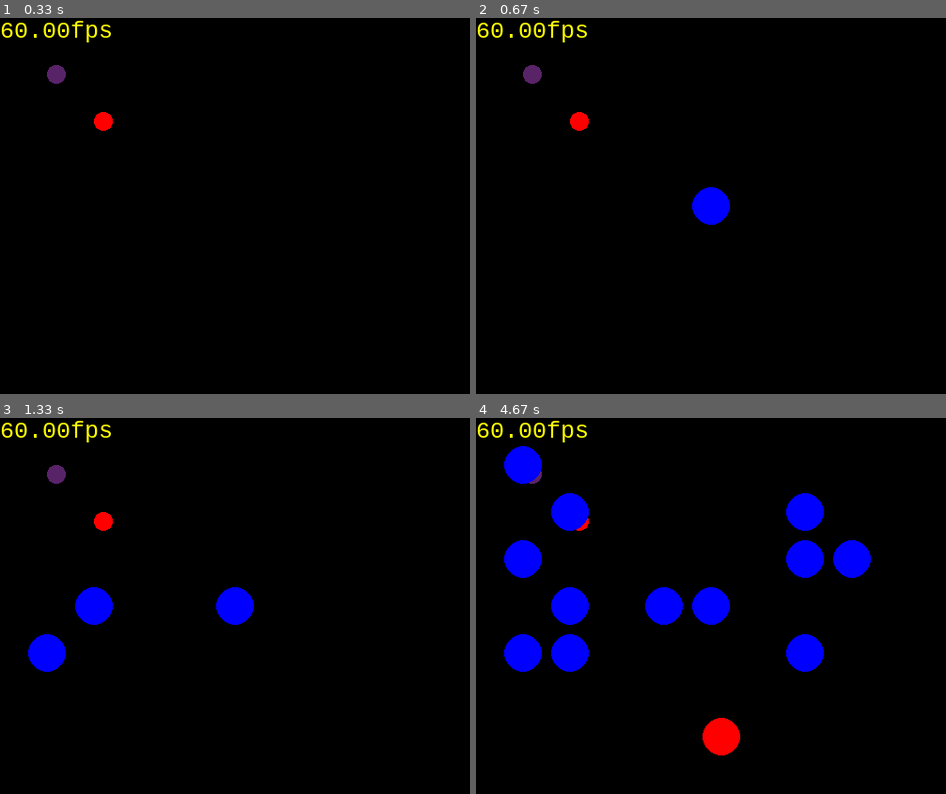
Above: before the commit, frames 1-4 (two rows, left to right).
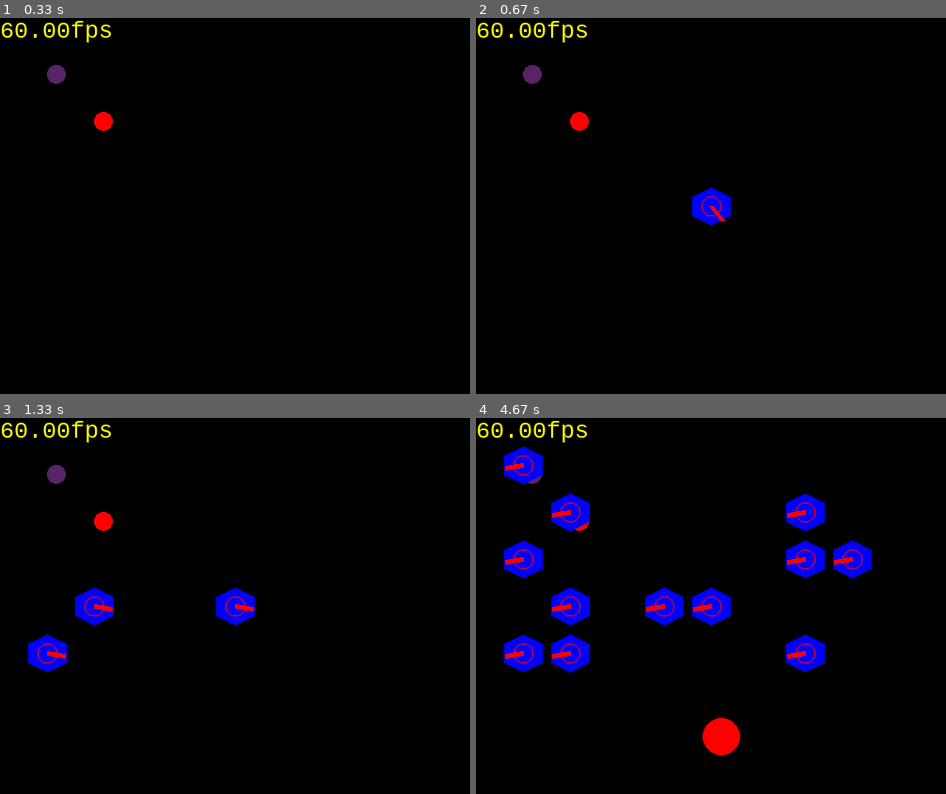
Above: after the commit, the same moments.

Repository: brainelectronics/towerDefensePygame
Game: pygame game, started from main.py
Same seed, same stepped clock (60 frames per second), same inputs: the game is played once before the commit and once after it. The source is Python 2; it was converted automatically to run under Python 3.
Inputs (mouse positions are in pixels of both pictures, inside the frame that each line leads up to):
- Up to frame 1 (0.33 s): no input
- Up to frame 2 (0.67 s): click (711, 206) at 0.38 s
- Up to frame 3 (1.33 s): click (122, 609) at 0.72 s; click (89, 696) at 1.05 s
- Up to frame 4 (4.67 s): right-click (598, 530) at 1.38 s; click (541, 594) at 1.72 s; click (711, 651) at 2.05 s; click (833, 666) at 2.38 s; click (833, 572) at 2.72 s; click (856, 598) at 3.05 s; click (809, 538) at 3.38 s; click (570, 478) at 3.72 s; click (598, 673) at 4.05 s; click (607, 538) at 4.38 s

Frame 1 is identical in both runs. In frame 2, 0.1% of the frame differs, in the area x 46-55%, y 45-56%; in frame 3, 0.5%; in frame 4, 1.8%, in the area x 6-85%, y 7-68%.

Commit message:
added rotation to vector towers

Diff:
--- a/GUI.py
+++ b/GUI.py
@@ -8,8 +8,8 @@
 # Fauser, Jonas
 # Scharpf, Jonas
 # Schmid, Johannes
+#
 # All rights reserved.
-#
 #
 #
 # THIS SOFTWARE IS PROVIDED BY THE COPYRIGHT HOLDERS AND CONTRIBUTORS
@@ -27,6 +27,8 @@
 # ----------------------------------------------------------------------------
 
 import pygame
+from pygame import gfxdraw
+import math
 
 class Window(object):
 	"""docstring will be added later"""
@@ -40,6 +42,8 @@
 	    self.green = (  0, 255,   0)
 	    self.blue  = (  0,   0, 255)
 	    self.myfont = pygame.font.SysFont("monospace", 25)
+	    self.towerPoints = []
+	    self.rotation = 0
 
 	def setLogic(self, logic):
 		print("Logic set")
@@ -50,7 +54,6 @@
 		"""add a function to draw only the moved elements since last frame"""
 		self.myScreen.fill((0, 0, 0)) # clear screen with black
 
-		"""still problems working with more than one scaled image"""
 		imgBlue=pygame.image.load('blue-dot.png')
 		imgBlue = pygame.transform.scale(imgBlue, (20, 20))
 		self.myScreen.blit(imgBlue, (50,50))
@@ -59,24 +62,73 @@
 		imgRed = pygame.transform.scale(imgRed, (20, 20))
 		self.myScreen.blit(imgRed, (100,100))
 
+		if self.rotation <= 360:
+			self.rotation += 1
+		else:
+			self.rotation = 0
+
 		for  mob in self.dict_objects['mobs']:
 			#print("Mob x=%d y=%d" %(mob[0], mob[1]))
 			pygame.draw.circle(self.myScreen, self.red, (mob[0], mob[1]), 20, 0)
 
 		for tower in self.dict_objects['towers']:
 			#print("Tower x=%d y=%d" %(tower[0], tower[1]))
-			pygame.draw.circle(self.myScreen, self.blue, (tower[0], tower[1]), 20, 0)
+			#pygame.draw.circle(self.myScreen, self.blue, (tower[0], tower[1]), 20, 0)
+			self.drawTower(tower[0], tower[1], 20, self.rotation, 0)
 
 		label = self.myfont.render(("%0.2ffps" %(fps)), 1, (255,255,0))
 		self.myScreen.blit(label, (0, 0))
 
+	def drawTower(self, posX, posY, rad, deg, shoot):
+		#tower base
+		pygame.gfxdraw.filled_polygon(self.myScreen,
+			((posX, posY+rad), (posX+rad, posY+rad/2), (posX+rad, posY-rad/2),
+				(posX, posY-rad), (posX-rad, posY-rad/2), (posX-rad, posY+rad/2)),
+				self.blue)
+		"""
+		#border
+		pygame.gfxdraw.aapolygon(self.myScreen,
+			((posX, posY+rad), (posX+rad, posY+rad/2), (posX+rad, posY-rad/2),
+				(posX, posY-rad), (posX-rad, posY-rad/2), (posX-rad, posY+rad/2)),
+				self.red)
+		"""
+		"""
+		pygame.gfxdraw.filled_polygon(self.myScreen,
+			((posX, posY-rad/2), (posX+rad/2, posY+rad/2), (posX+rad/2, posY-rad/2)),
+			self.red)
+		"""
+		pygame.gfxdraw.circle(self.myScreen, posX, posY, 10, self.red)
+		#pygame.draw.line(surface, color, (startX, startY), (endX, endY), width)
+		pygame.draw.line(self.myScreen, self.red,
+			(posX, posY), (posX+int(rad*math.sin(deg*math.pi/180)), posY+int(rad*math.cos(deg*math.pi/180))), 5)
+		#pygame.gfxdraw.circle(self.myScreen, posX, posY-rad/2, 20, self.red)
+		#pygame.gfxdraw.circle(self.myScreen, posX+rad/2, posY+rad/2, 20, self.red)
+		#filled_trigon(surface, x1, y1, x2, y2, x3, y3, color)
+
 	def drawObjects(self):
-		pygame.draw.polygon(self.myScreen, self.green, ((146, 0), (291, 106), (236, 277), (56, 277), (0, 106)))
-		pygame.draw.line(self.myScreen, self.blue, (60,60), (120, 60), 4)
-		pygame.draw.line(self.myScreen, self.blue, (120, 60), (60, 120), 4)
-		pygame.draw.line(self.myScreen, self.blue, (60, 120), (120, 120), 4)
-		pygame.draw.circle(self.myScreen, self.blue, (300, 50), 20, 0)
-		pygame.draw.ellipse(self.myScreen, self.red, (300, 200, 40, 80), 1)
-		pygame.draw.rect(self.myScreen, self.red, (200, 150, 100, 50))
+		#pygame.draw.polygon(self.myScreen, self.green, ((146, 0), (291, 106), (236, 277), (56, 277), (0, 106)))
+		#pygame.gfxdraw.filled_circle(self.myScreen, 146,0, 10, self.red)
+		#y		*1
+		#	*6		*2
+		#	*5		*3 90deg
+		#		*4 0deg
+		#		x
+		#pygame.gfxdraw.filled_polygon(self.myScreen, ((146, 0), (291, 106), (236, 277), (56, 277), (0, 106)), self.white)
+		pygame.gfxdraw.filled_circle(self.myScreen, 146,0, 10, self.red)
+		#pygame.draw.line(self.myScreen, self.blue, (60,60), (120, 60), 4)
+		#pygame.draw.line(self.myScreen, self.blue, (120, 60), (60, 120), 4)
+		#pygame.draw.line(self.myScreen, self.blue, (60, 120), (120, 120), 4)
+		#pygame.gfxdraw.aacircle(self.myScreen, 300, 50, 200, self.blue)
+		#pygame.gfxdraw.filled_circle(self.myScreen, 300, 100, 200, self.blue)
+		#pygame.gfxdraw.pie(self.myScreen, 300, 150, 200, 0, 270, self.blue)
+		#pygame.gfxdraw.pie(surface, x, y, r, start, end, color)
+		#pgyame.gfxdraw.aacircle(surface, x, y, r, color)
+		pygame.draw.circle(self.myScreen, self.red, (300, 200), 20, 0)
+		pygame.draw.ellipse(self.myScreen, self.red, (300, 200, 40, 80), 3)
+		pygame.draw.rect(self.myScreen, self.green, (200, 150, 100, 50))
+		#imgRect = pygame.image.load('blue-rect.png')
+		#imgRect = pygame.transform.scale(imgRect, (20,30))
+		#imgRect = pygame.transform.rotate(imgRect, 45)
+		#self.myScreen.blit(imgRect, (50, 50))
 
     	#pygame.draw.circle(screen, blue, (300, 50), 20, 0)
--- a/main.py
+++ b/main.py
@@ -119,6 +119,7 @@
 	        #self.gui.render((self.screen)) #geht
 	        '''render now next frame, parameter for FPS info label'''
 	        self.gui.render((self.targetFPS))
+	        #self.gui.drawObjects()
 	        # show on screen window
 	        pygame.display.flip()
 
Binary file added: blue-rect.png
Not shown, changed: GUI.pyc
